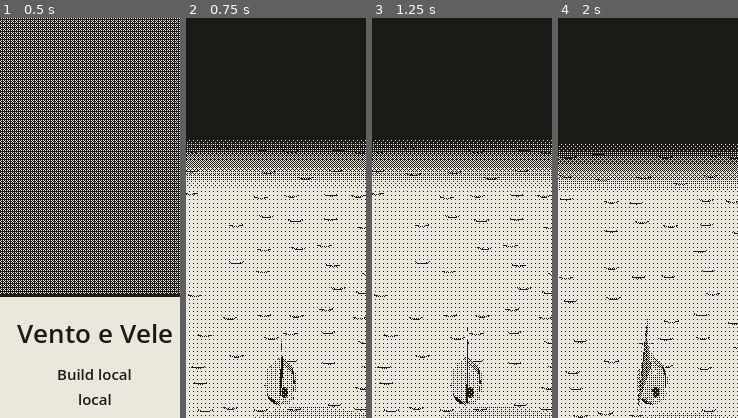
Above: before the commit, frames 1-4 (left to right).
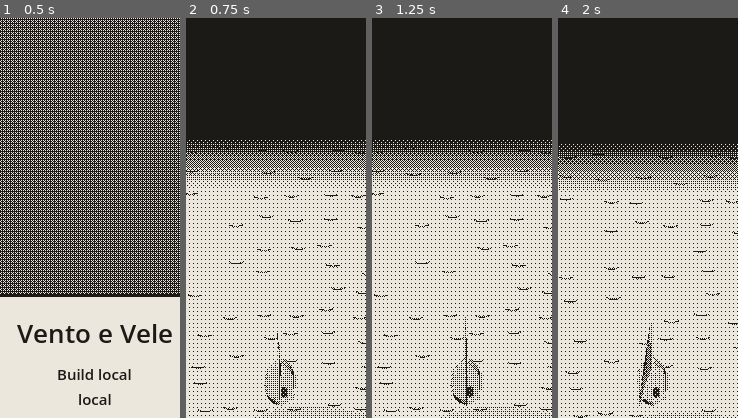
Above: after the commit, the same moments.

Repository: EnricoLabarile/Sail
Game: Godot game, scene res://Assets/Scenes/Overworld.tscn
Two runs of this game, one before a commit and one after it. Both use one fixed random seed, a clock stepped at 60 frames per second and the inputs below.
Inputs (mouse positions are % of the whole screen's width and height, from its top left):
- Up to frame 1 (0.5 s): no input
- Up to frame 2 (0.75 s): click "Set sail" at 0.5 s
- Up to frame 3 (1.25 s): no input
- Up to frame 4 (2 s): tap Enter (ui_accept) at 1.25 s; drag from (50, 83) to (60, 28) at 1.27 s
The pictures show only the part of the screen within x 24-74%, y 4-54%; the shares and areas given below are measured in that part.

Frame 1 is identical in both runs. In frame 2, 0.3% of the frame differs, in the area x 43-62%, y 78-98%; in frame 3, 0.3%; in frame 4, 0.3%, in the area x 43-62%, y 75-98%.

Commit message:
Roll and pitch on the waves (rock_on_waves, wave_* knobs)
Co-Authored-By: Claude Opus 5.5 <noreply@anthropic.com>
Claude-Session: https://claude.ai/code/session_0154zeqDuhZHz7ZXLE21BuMs

Diff:
--- a/Assets/Boat/boat.gd
+++ b/Assets/Boat/boat.gd
@@ -14,6 +14,11 @@
 @export var sail_fill_rate := 1   # how quickly the sail fills or empties (higher = quicker)
 @export var boom_max_deg := 90    # the furthest the sail swings out from the boat's middle line, either side
 
+# The waves: she rocks gently on them, side to side (roll) and bow to stern (pitch).
+@export var wave_roll_deg := 3.0    # how far she rolls each way on the waves, in degrees
+@export var wave_pitch_deg := 2.0   # how far the bow rises and dips on the waves, in degrees
+@export var wave_period := 3.0      # seconds for one wave to pass under her (higher = slower rocking)
+
 # The shallows: near the coast there's less wind, so the sail gives less.
 @export var shallows_width := 6.0   # metres from the land that count as shallows (the grey band on the map)
 @export var shallows_sail := 0.3    # what the sail gives there, as a share of the usual (0.3 = 30%)
@@ -41,7 +46,8 @@
 var knock := Vector3.ZERO   # the push of a bump (m/s, a direction on the sea): added to her motion, fades away
 var drift := Vector3.ZERO   # the current's push (m/s, downwind): added to her motion
 var drift_amount := 0.0     # 0..1: how much the current has her (eases in and out, see current_ease)
-var bump_wait := 0.0        # seconds left before another bump can count
+var bump_wait := 0.0
+var heel := 0.0             # how far she leans with the wind (radians), without the waves' roll        # seconds left before another bump can count
 
 # The parts the code moves. find_child("Name") looks for a node with that name anywhere inside the boat
 # (children, children of children, and so on), so you can rearrange the hierarchy freely: only the
@@ -102,7 +108,8 @@
 
 	# the look: heel away from the wind, the boom out to leeward, a gentle bob
 	var side := signf(global_transform.basis.x.dot(wind_from))   # + = wind from starboard
-	model.rotation.z = lerpf(model.rotation.z, side * deg_to_rad(heel_max_deg) * drive, dt * 2.0)
+	heel = lerpf(heel, side * deg_to_rad(heel_max_deg) * drive, dt * 2.0)
+	rock_on_waves()
 	# The boom swings out to leeward, the side away from the wind: wind from starboard (side = +1)
 	# puts the sail out to port. A positive rotation.y turns the rig anticlockwise seen from above,
 	# which swings the boom (behind the mast) over to starboard: so the sign is the opposite of `side`.
@@ -112,6 +119,19 @@
 	rig.rotation.y = lerpf(rig.rotation.y, boom if drive > 0.0 else 0.0, dt * 2.0)
 	model.position.y = sin(Time.get_ticks_msec() * 0.0013) * 0.04
 	update_sail_belly(dt, side)
+
+## The waves: roll (leaning side to side) and pitch (bow up and down), each a slow sine wave.
+## The roll is added on top of the heel, so she still leans away from the wind while she rocks.
+## Pitch runs a little quicker than roll (wave_period * 0.8), so the two don't move in step:
+## the rocking looks less mechanical.
+func rock_on_waves() -> void:
+	var seconds := Time.get_ticks_msec() / 1000.0
+	# sin() goes from -1 to 1 and back; TAU (2 x pi) / period makes one full swing take `period` seconds.
+	var roll := sin(seconds * TAU / wave_period) * deg_to_rad(wave_roll_deg)
+	var pitch := sin(seconds * TAU / (wave_period * 0.8)) * deg_to_rad(wave_pitch_deg)
+	model.rotation.z = heel + roll   # z: round her length, so she leans left and right
+	model.rotation.x = pitch         # x: across her, so the bow goes up and down
+
 
 ## The sail fills with the wind: the faster she goes, the fuller it is, and the belly is always on the
 ## side away from the wind (to leeward, like the boom). Uses the two shape keys made in Blender.
Not shown, changed: CLAUDE.md
